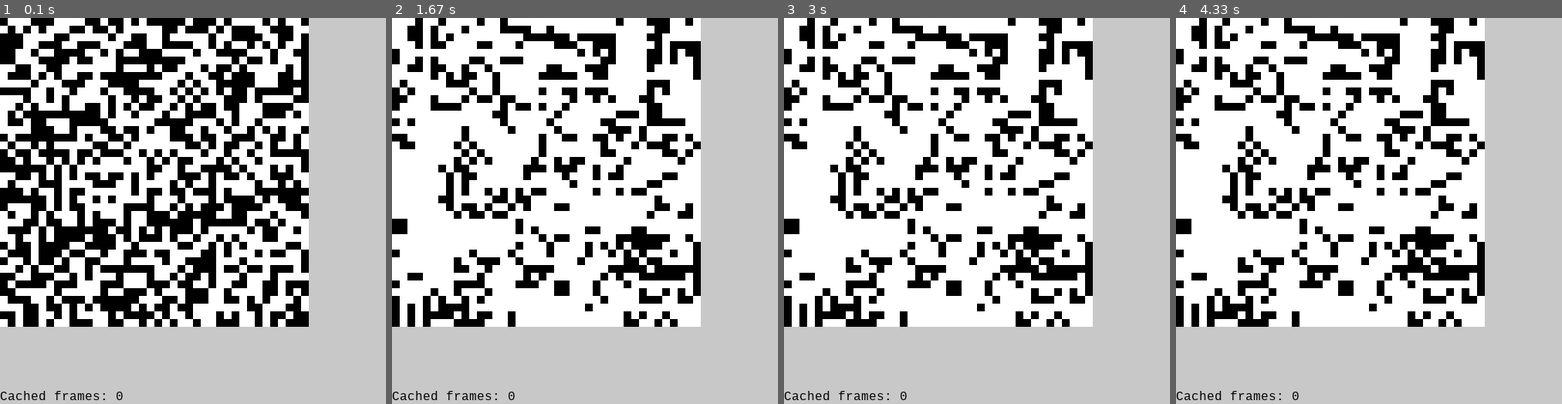
Above: before the commit, frames 1-4 (left to right).
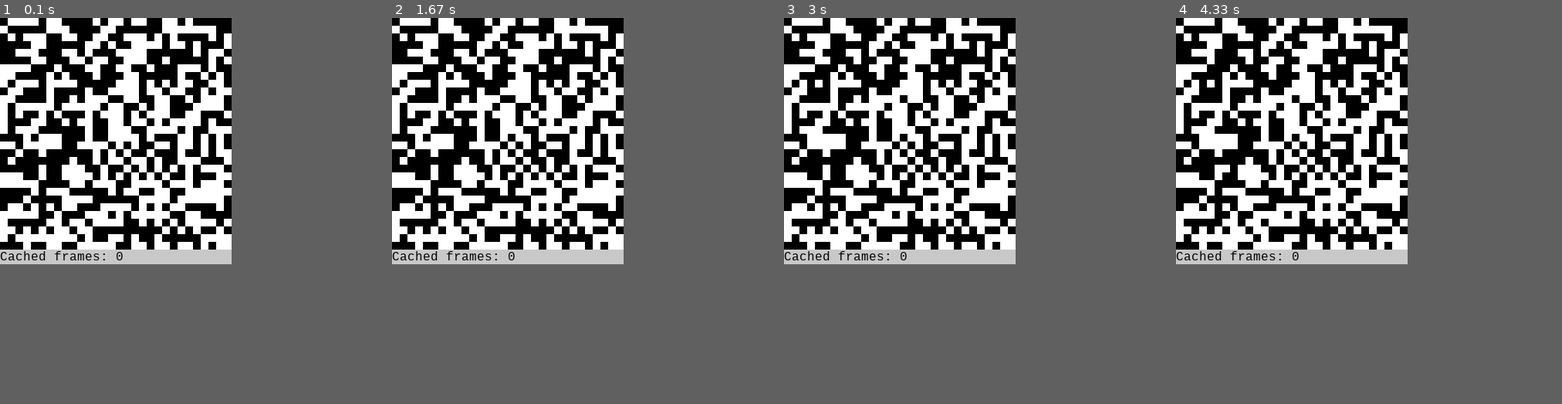
Above: after the commit, the same moments.

Repository: sillypantscoder/pygame_gameoflife
Game: pygame game, started from main.py
Two runs of this game, one before a commit and one after it. Both use one fixed random seed, a clock stepped at 60 frames per second and the inputs below.
Inputs (mouse positions are in pixels of both pictures, inside the frame that each line leads up to):
- Up to frame 1 (0.1 s): no input
- Up to frame 2 (1.67 s): click (507, 141) at 0.38 s; tap Space at 0.67 s; tap Z at 1 s; click (534, 160) at 1.38 s
- Up to frame 3 (3 s): click (814, 133) at 1.72 s; click (892, 99) at 2.05 s; click (861, 60) at 2.38 s; click (811, 87) at 2.72 s
- Up to frame 4 (4.33 s): click (1341, 99) at 3.05 s; click (1222, 56) at 3.38 s; click (1226, 168) at 3.72 s; click (1257, 211) at 4.05 s
The window is 500x500 before the commit and 300x319 after it. Grey fills any space a smaller window leaves; there, only what the larger window draws over its background counts as a difference.

The runs differ from the first frame. In frame 1, 46% of the frame differs, in the area x 0-80%, y 0-99%; in frame 2, 45%; in frame 3, 45%; in frame 4, 45%.

Commit message:
More code cleanup

Diff:
--- a/main.py
+++ b/main.py
@@ -83,22 +83,13 @@
 			return (x, board[x].index(c))
 		except ValueError: pass
 
-def generate_frame():
-	"""Generates the next frame of the game"""
-	newBoard = [[Cell() for x in range(BOARDSIZE[0])] for y in range(BOARDSIZE[1])]
-	for x in range(BOARDSIZE[0]):
-		for y in range(BOARDSIZE[1]):
-			newBoard[x][y].state = BOARD[x][y].run()
-	return newBoard
-
 def next_frame():
 	"""Switches to the next frame of the game"""
 	global BOARD
 	global BOARDCACHES
-	if len(BOARDCACHES) == 0:
-		BOARD = generate_frame()
-	else:
-		BOARD = BOARDCACHES.pop(0)
+	if len(BOARDCACHES) == 0: return
+	# Load the next frame from cache
+	BOARD = BOARDCACHES.pop(0)
 	preload_frame()
 
 def cache_frame():
@@ -134,16 +125,17 @@
 GRAY = (200, 200, 200)
 pygame.font.init()
 FONT = pygame.font.SysFont("monospace", 16)
+FONTHEIGHT = FONT.render("0", True, BLACK).get_height()
 
 STATES = [
 	lambda s, b: (s.eightDirections(b).count(1) == 3) * 1,
 	lambda s, b: (s.eightDirections(b).count(1) in [2, 3]) * 1
 ]
-SCREENSIZE = [500, 500]
+CELLSIZE = 10
+BOARDSIZE = (30, 30)
+SCREENSIZE = [BOARDSIZE[0] * CELLSIZE, (BOARDSIZE[1] * CELLSIZE) + FONTHEIGHT]
 screen = pygame.display.set_mode(SCREENSIZE, pygame.RESIZABLE)
-BOARDSIZE = (40, 40)
 BOARD = [[Cell() for x in range(BOARDSIZE[0])] for y in range(BOARDSIZE[1])]
-CELLSIZE = 10
 BOARDCACHES = []
 
 running = True
@@ -161,6 +153,13 @@
 		elif event.type == pygame.KEYDOWN:
 			if event.key == pygame.K_SPACE:
 				next_frame()
+		elif event.type == pygame.MOUSEBUTTONDOWN:
+			pos = pygame.mouse.get_pos()
+			x, y = pos[0] // CELLSIZE, pos[1] // CELLSIZE
+			if x < BOARDSIZE[0] and y < BOARDSIZE[1]:
+				# clicked a cell!
+				BOARD[x][y].state = (BOARD[x][y].state + 1) % 2
+				BOARDCACHES = [] # Reset the cache
 	# Draw the board
 	keys = pygame.key.get_pressed()
 	if keys[pygame.K_z]: next_frame()
